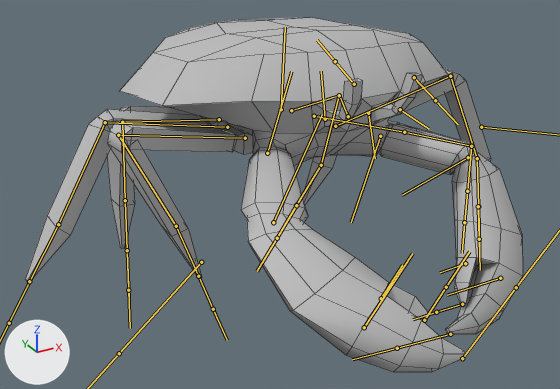
Before and after pictures for a commit that changed the FBX model Assets/FBX/Enemy Models/Crab.fbx.
Both versions are drawn from a 50 mm lens placed at (-2.89, -5.08, 2.89), pointed at (-0.41, -0.57, 0.63). The lights are fixed; the arrows at lower left show +X, +Y and +Z. Both versions are drawn at frame 17 of the action 'Crab|Crab_Claws_Attack1'; the numbers are the values there. The bones that bend it are drawn over the model as lines. Mesh edges are drawn as thin lines.

Objects in the first picture: 'crab2:RoadKillOut'.
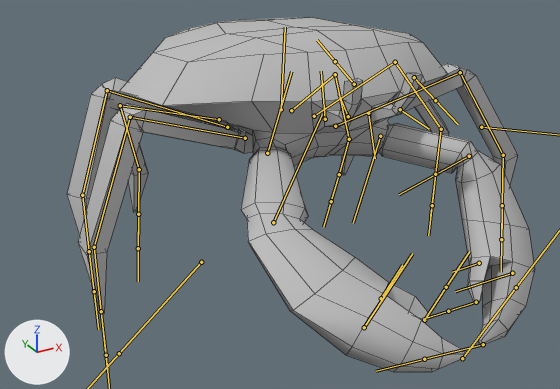
The change, as a list of edits to the scene's bpy script:
```text
Change bone_l_crab_leg3_1:
    where bone_l_crab_leg3_1 = bpy.data.objects['Crab'].pose.bones['L_crab_leg3_1']  # child of 'crab_body_center'
    bone_l_crab_leg3_1.rotation_quaternion: (0.944, -0.272, -0.187, -0.024) -> (0.994, 0.023, -0.093, -0.059)  # degrees (-33, -21, 3) -> degrees (3, -10, -7)
Change bone_l_crab_leg3_2:
    where bone_l_crab_leg3_2 = bpy.data.objects['Crab'].pose.bones['L_crab_leg3_2']  # child of 'L_crab_leg3_1'
    bone_l_crab_leg3_2.rotation_quaternion: (0.619, 0.589, -0.086, 0.512) -> (0.598, 0.588, -0.034, 0.544)  # degrees (65, -45, 49) -> degrees (65, -43, 56)
Change bone_l_crab_leg3_3:
    where bone_l_crab_leg3_3 = bpy.data.objects['Crab'].pose.bones['L_crab_leg3_3']  # child of 'L_crab_leg3_2'
    bone_l_crab_leg3_3.rotation_quaternion: (0.955, -0.138, -0.264, 0.014) -> (0.979, -0.2, 0.003, 0.026)  # degrees (-18, -30, 7) -> degrees (-23, 1, 3)
Change bone_l_crab_leg2_1:
    where bone_l_crab_leg2_1 = bpy.data.objects['Crab'].pose.bones['L_crab_leg2_1']  # child of 'crab_body_center'
    bone_l_crab_leg2_1.rotation_quaternion: (0.996, 0.072, 0.005, 0.049) -> (0.979, -0.047, 0.107, 0.165)  # degrees (8, 0, 6) -> degrees (-3, 13, 19)
Change bone_l_crab_leg2_2:
    where bone_l_crab_leg2_2 = bpy.data.objects['Crab'].pose.bones['L_crab_leg2_2']  # child of 'L_crab_leg2_1'
    bone_l_crab_leg2_2.rotation_quaternion: (0.833, 0.054, 0.012, -0.55) -> (0.687, 0.254, 0.054, -0.679)  # degrees (4, 5, -67) -> degrees (18, 25, -85)
Change bone_l_crab_leg2_3:
    where bone_l_crab_leg2_3 = bpy.data.objects['Crab'].pose.bones['L_crab_leg2_3']  # child of 'L_crab_leg2_2'
    bone_l_crab_leg2_3.rotation_quaternion: (0.992, 0.031, -0.025, -0.123) -> (0.993, 0.05, 0.082, 0.074)  # degrees (4, -2, -14) -> degrees (6, 9, 9)
Change bone_l_crab_leg1_1:
    where bone_l_crab_leg1_1 = bpy.data.objects['Crab'].pose.bones['L_crab_leg1_1']  # child of 'crab_body_center'
    bone_l_crab_leg1_1.rotation_quaternion: (0.987, -0.103, -0.04, -0.115) -> (0.973, -0.14, -0.052, -0.177)  # degrees (-11, -6, -13) -> degrees (-15, -9, -19)
Change bone_l_crab_leg1_2:
    where bone_l_crab_leg1_2 = bpy.data.objects['Crab'].pose.bones['L_crab_leg1_2']  # child of 'L_crab_leg1_1'
    bone_l_crab_leg1_2.rotation_quaternion: (0.408, 0.05, -0.011, 0.912) -> (0.716, 0.051, -0.029, 0.695)  # degrees (1, -6, 132) -> degrees (2, -6, 88)
Change bone_l_crab_leg1_3:
    where bone_l_crab_leg1_3 = bpy.data.objects['Crab'].pose.bones['L_crab_leg1_3']  # child of 'L_crab_leg1_2'
    bone_l_crab_leg1_3.rotation_quaternion: (0.992, -0.017, -0.06, -0.111) -> (0.982, 0.049, -0.094, 0.157)  # degrees (-1, -7, -13) -> degrees (4, -11, 18)
Change bone_r_crab_claw1:
    where bone_r_crab_claw1 = bpy.data.objects['Crab'].pose.bones['R_crab_claw1']  # child of 'crab_body_center'
    bone_r_crab_claw1.rotation_quaternion: (0.957, -0.186, -0.213, -0.061) -> (0.963, -0.191, -0.184, -0.054)  # degrees (-21, -26, -2) -> degrees (-22, -22, -2)
Change bone_r_crab_claw2:
    where bone_r_crab_claw2 = bpy.data.objects['Crab'].pose.bones['R_crab_claw2']  # child of 'R_crab_claw1'
    bone_r_crab_claw2.rotation_quaternion: (0.841, -0.03, -0.009, -0.54) -> (0.841, -0.009, 0.023, -0.54)  # degrees (-2, -3, -65) -> degrees (-2, 2, -65)
Change bone_r_crab_claw_pincer1_1:
    where bone_r_crab_claw_pincer1_1 = bpy.data.objects['Crab'].pose.bones['R_crab_claw_pincer1_1']  # child of 'R_crab_claw2'
    bone_r_crab_claw_pincer1_1.rotation_quaternion: (1.0, 0.0, -0.002, 0.0) -> (0.997, 0.0, -0.077, 0.0)  # degrees (0, 0, 0) -> degrees (0, -9, 0)
Change bone_r_crab_claw_pincer2_1:
    where bone_r_crab_claw_pincer2_1 = bpy.data.objects['Crab'].pose.bones['R_crab_claw_pincer2_1']  # child of 'R_crab_claw2'
    bone_r_crab_claw_pincer2_1.rotation_quaternion: (0.995, 0.0, -0.101, 0.0) -> (1.0, 0.0, -0.025, 0.0)  # degrees (0, -12, 0) -> degrees (0, -3, 0)
Change bone_r_crab_leg1_1:
    where bone_r_crab_leg1_1 = bpy.data.objects['Crab'].pose.bones['R_crab_leg1_1']  # child of 'crab_body_center'
    bone_r_crab_leg1_1.rotation_quaternion: (0.984, -0.046, 0.022, 0.169) -> (0.968, -0.139, 0.063, 0.201)  # degrees (-5, 3, 19) -> degrees (-14, 10, 22)
Change bone_r_crab_leg1_2:
    where bone_r_crab_leg1_2 = bpy.data.objects['Crab'].pose.bones['R_crab_leg1_2']  # child of 'R_crab_leg1_1'
    bone_r_crab_leg1_2.rotation_quaternion: (0.761, 0.023, 0.004, -0.648) -> (0.775, 0.053, 0.02, -0.63)  # degrees (2, 2, -81) -> degrees (3, 6, -78)
Change bone_r_crab_leg1_3:
    where bone_r_crab_leg1_3 = bpy.data.objects['Crab'].pose.bones['R_crab_leg1_3']  # child of 'R_crab_leg1_2'
    bone_r_crab_leg1_3.rotation_quaternion: (0.995, 0.014, 0.019, -0.097) -> (0.982, 0.073, 0.074, -0.16)  # degrees (1, 2, -11) -> degrees (7, 10, -18)
Change bone_r_crab_leg2_1:
    where bone_r_crab_leg2_1 = bpy.data.objects['Crab'].pose.bones['R_crab_leg2_1']  # child of 'crab_body_center'
    bone_r_crab_leg2_1.rotation_quaternion: (0.981, 0.108, 0.041, 0.158) -> (0.978, 0.08, -0.06, -0.184)  # degrees (13, 3, 19) -> degrees (10, -5, -22)
Change bone_r_crab_leg2_2:
    where bone_r_crab_leg2_2 = bpy.data.objects['Crab'].pose.bones['R_crab_leg2_2']  # child of 'R_crab_leg2_1'
    bone_r_crab_leg2_2.rotation_quaternion: (0.998, -0.02, 0.054, 0.017) -> (0.784, 0.175, -0.055, 0.593)  # degrees (-2, 6, 2) -> degrees (13, -17, 72)
Change bone_r_crab_leg2_3:
    where bone_r_crab_leg2_3 = bpy.data.objects['Crab'].pose.bones['R_crab_leg2_3']  # child of 'R_crab_leg2_2'
    bone_r_crab_leg2_3.rotation_quaternion: (0.877, 0.423, 0.107, -0.204) -> (0.98, 0.137, -0.017, -0.144)  # degrees (48, 21, -17) -> degrees (16, 0, -17)
Change bone_r_crab_leg3_1:
    where bone_r_crab_leg3_1 = bpy.data.objects['Crab'].pose.bones['R_crab_leg3_1']  # child of 'crab_body_center'
    bone_r_crab_leg3_1.rotation_quaternion: (0.997, -0.038, -0.074, -0.002) -> (0.988, 0.014, -0.102, 0.115)  # degrees (-4, -8, 0) -> degrees (0, -12, 13)
Change bone_r_crab_leg3_2:
    where bone_r_crab_leg3_2 = bpy.data.objects['Crab'].pose.bones['R_crab_leg3_2']  # child of 'R_crab_leg3_1'
    bone_r_crab_leg3_2.rotation_quaternion: (-0.433, 0.154, 0.02, 0.888) -> (0.697, -0.18, -0.06, -0.691)  # degrees (-6, -17, -127) -> degrees (-10, -19, -88)
Change bone_r_crab_leg3_3:
    where bone_r_crab_leg3_3 = bpy.data.objects['Crab'].pose.bones['R_crab_leg3_3']  # child of 'R_crab_leg3_2'
    bone_r_crab_leg3_3.rotation_quaternion: (0.982, 0.062, 0.065, 0.166) -> (0.99, 0.117, -0.004, 0.08)  # degrees (8, 6, 20) -> degrees (13, -2, 9)
```

Changed parts and their boxes [x1, y1, x2, y2] in the pictures (560 x 389 px):
'crab2:RoadKillOut', posed (6% narrower): before [25, 17, 523, 372]; after [67, 17, 535, 372]
bone 'L_crab_leg3_1', root to tip: before (219, 119) to (122, 122); after (219, 119) to (120, 105)
bone 'L_crab_leg3_2', root to tip: before (122, 122) to (125, 200); after (120, 105) to (139, 169)
bone 'L_crab_leg3_3', root to tip: before (125, 200) to (127, 250); after (139, 169) to (138, 214)
bone 'L_crab_leg2_1', root to tip: before (227, 127) to (105, 122); after (227, 127) to (107, 90)
bone 'L_crab_leg2_2', root to tip: before (105, 122) to (58, 224); after (107, 90) to (82, 195)
bone 'L_crab_leg2_3', root to tip: before (58, 224) to (29, 281); after (82, 195) to (89, 251)
bone 'L_crab_leg1_1', root to tip: before (245, 138) to (118, 135); after (245, 138) to (130, 117)
bone 'L_crab_leg1_2', root to tip: before (118, 135) to (176, 226); after (130, 117) to (94, 247)
bone 'L_crab_leg1_3', root to tip: before (176, 226) to (198, 276); after (94, 247) to (101, 311)
bone 'R_crab_claw1', root to tip: before (380, 136) to (351, 222); after (380, 136) to (353, 223)
bone 'R_crab_claw2', root to tip: before (468, 157) to (402, 195); after (469, 156) to (399, 194)
bone 'R_crab_claw_pincer1_1', root to tip: before (465, 263) to (440, 272); after (479, 263) to (452, 272)
bone 'R_crab_claw_pincer2_1', root to tip: before (500, 278) to (447, 295); after (512, 273) to (455, 291)
bone 'R_crab_leg1_1', root to tip: before (335, 126) to (450, 76); after (335, 126) to (460, 72)
bone 'R_crab_leg1_2', root to tip: before (450, 76) to (477, 158); after (460, 72) to (503, 155)
bone 'R_crab_leg1_3', root to tip: before (477, 158) to (478, 206); after (503, 155) to (502, 205)
bone 'R_crab_leg2_1', root to tip: before (314, 116) to (404, 132); after (314, 116) to (395, 62)
bone 'R_crab_leg2_2', root to tip: before (404, 132) to (471, 146); after (395, 62) to (441, 129)
bone 'R_crab_leg2_3', root to tip: before (471, 146) to (467, 191); after (441, 129) to (435, 174)
bone 'R_crab_leg3_1', root to tip: before (291, 110) to (339, 95); after (291, 110) to (335, 74)
bone 'R_crab_leg3_2', root to tip: before (339, 95) to (321, 165); after (335, 74) to (349, 139)
bone 'R_crab_leg3_3', root to tip: before (321, 165) to (296, 205); after (349, 139) to (339, 174)
